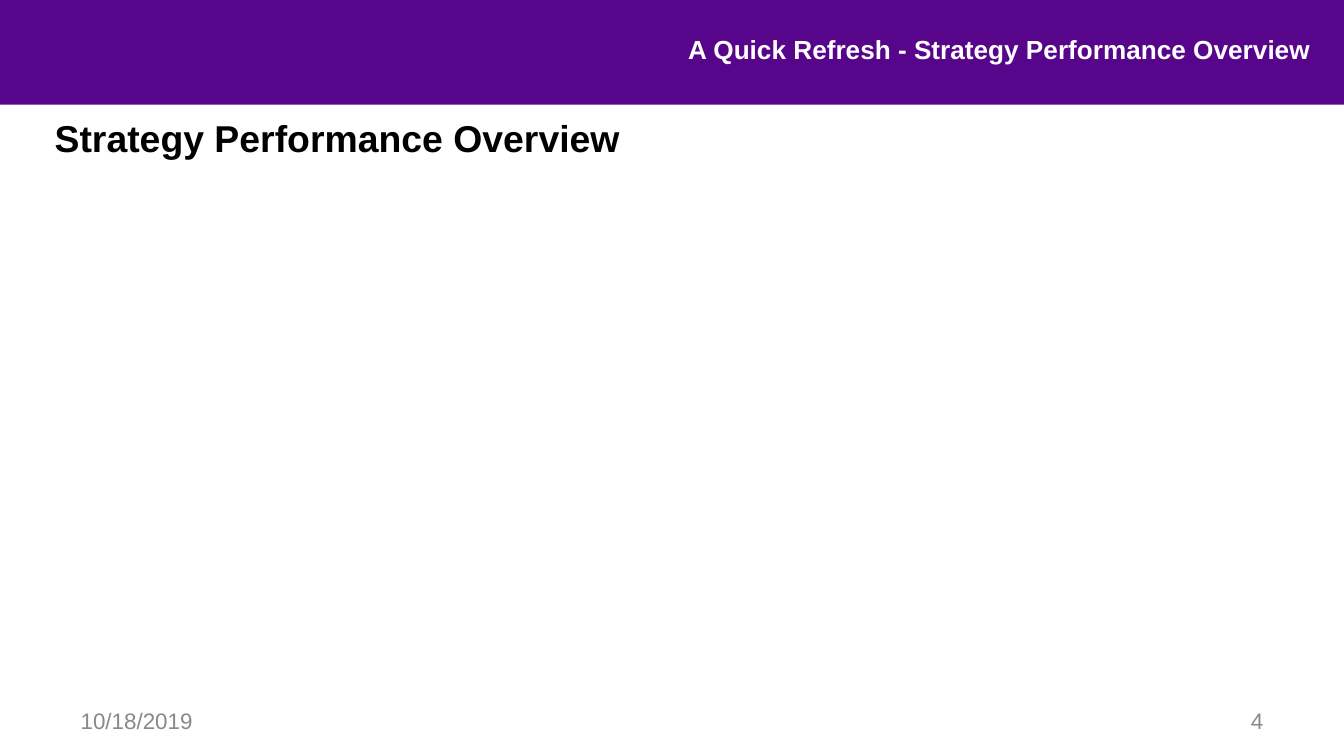
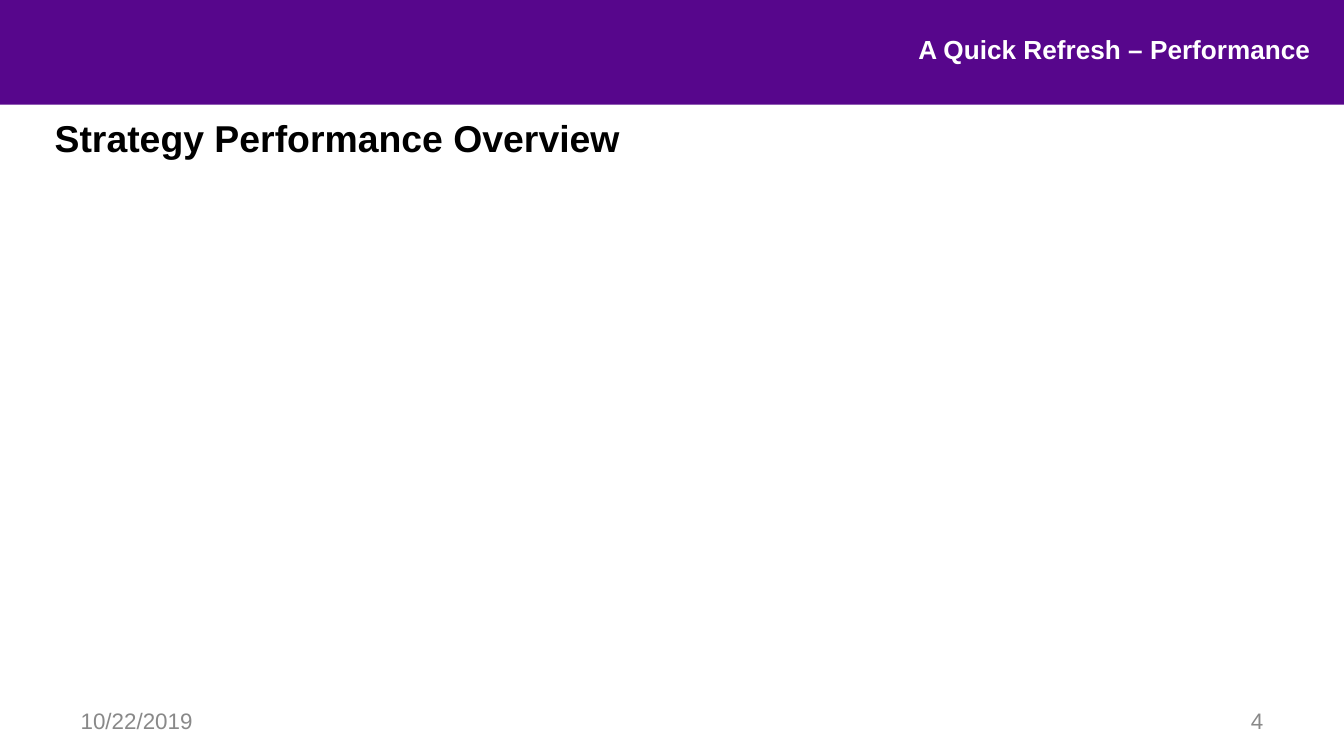
Before and after one commit to hhy845914111/NLP-Project, a slide deck: slide 4 of final_pre.pptx. Drawn at 1344x756 pixels with LibreOffice and Linux fonts; fonts in the diff are those of the drawing; background and template pictures are left out. Boxes give left, top, right and bottom in pixels: in the first picture for what was removed or moved away, otherwise in the second. Text is boxed around its words. In the diff, an @@ line names an element or a change of style, - is before the commit and + after.

```diff
--- a/final_pre.pptx
+++ b/final_pre.pptx
@@ text at bbox=[918, 40, 1310, 64]: text changed @@
-A Quick Refresh - Strategy Performance Overview
+A Quick Refresh – Performance
@@ text at bbox=[81, 713, 193, 729]: text changed @@
-10/18/2019
+10/22/2019
```
Also in this commit, not shown: 13 other slides changed, 3 slides added, 6 other files.
